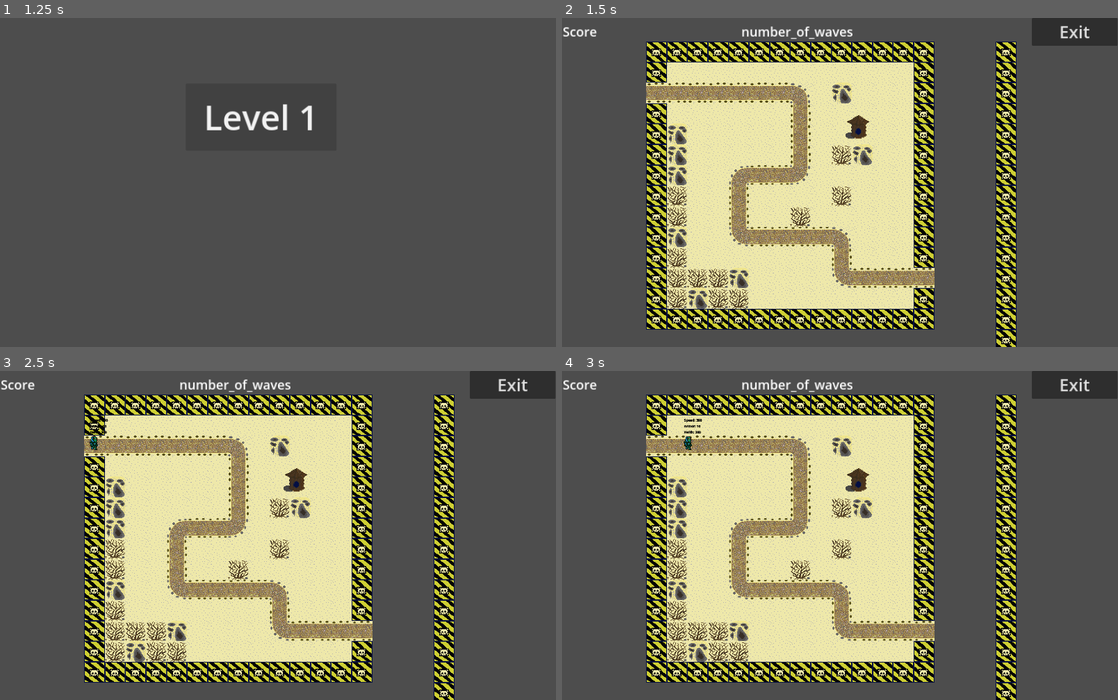
Above: before the commit, frames 1-4 (two rows, left to right).
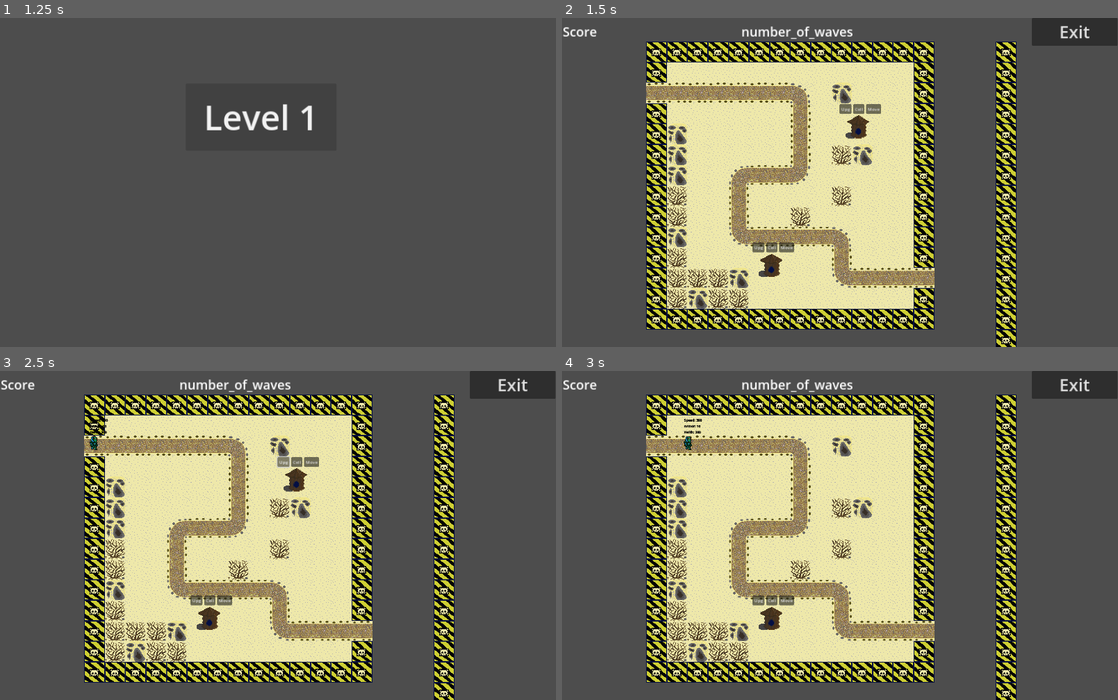
Above: after the commit, the same moments.

Repository: viselogya/FAMCS_TD_GAME_GODOT
Game: Godot game, scene res://menu.tscn
The game is run twice, just before and just after one commit, with the same random seed, the same clock (stepped at 60 frames per second) and the same inputs.
Inputs (mouse positions are in pixels of both pictures, inside the frame that each line leads up to):
- Up to frame 1 (1.25 s): click "Play" at 0.5 s
- Up to frame 2 (1.5 s): click "Level 1" at 1.25 s
- Up to frame 3 (2.5 s): click (283, 463) at 2 s, where only the run after the commit has a clickable "Upg"
- Up to frame 4 (3 s): click (856, 463) at 2.75 s, where only the run after the commit has a clickable "Cell"

Frame 1 is identical in both runs. In frame 2, 0.6% of the frame differs, in the area x 34-58%, y 26-79%; in frame 3, 0.6%, in the area x 34-58%, y 25-79%; in frame 4, 0.6%.

Commit message:
*сделал систему прокачки и меню над деревянной башней

Diff:
--- a/Towers/tower.gd
+++ b/Towers/tower.gd
@@ -8,7 +8,7 @@
 }
 
 var current_state = states.PASSIVE
-
+@export var level: int = 0
 @export var reload_time: float
 
 var loaded = true
@@ -16,11 +16,7 @@
 
 @onready var reload_timer = $reload_timer
 
-var bullet_scene = preload("res://Towers/wooden_tower/wooden_bullet.tscn")
-
-func _ready():
-	pass # Replace with function body.
-
+var bullet_scene = preload("res://Towers/wooden_bullet.tscn")
 
 func _process(delta): # может быть надо будет переделать
 	if watching_enemies.is_empty() == false:
@@ -37,7 +33,7 @@
 	add_child(bullet)
 
 	bullet.global_position = bullet.global_position
-	bullet.shoot_towards(attack_obj.global_position, attack_obj)
+	bullet.shoot_towards(attack_obj.global_position, attack_obj, level)
 
 	loaded = false
 	reload_timer.start(reload_time)
@@ -50,3 +46,9 @@
 
 func _on_reload_timer_timeout():
 	loaded = true
+
+func _on_cell_pressed():
+	queue_free()
+
+func _on_upgrade_pressed():
+	level += 1
--- /dev/null
+++ b/Towers/wooden_bullet.tscn
@@ -0,0 +1,28 @@
+[gd_scene load_steps=4 format=3 uid="uid://d4c1ncu1dfiha"]
+
+[ext_resource type="Script" path="res://Towers/wooden_tower/wooden_bullet.gd" id="1_cyqlg"]
+[ext_resource type="Texture2D" uid="uid://c0mcnts0xqmt4" path="res://Towers/12.png" id="2_sfuq0"]
+
+[sub_resource type="CircleShape2D" id="CircleShape2D_bxbv3"]
+radius = 6.0
+
+[node name="wooden_bullet" type="Node2D"]
+script = ExtResource("1_cyqlg")
+
+[node name="Sprite2D" type="Sprite2D" parent="."]
+position = Vector2(1, 13)
+scale = Vector2(0.5, 0.5)
+texture = ExtResource("2_sfuq0")
+
+[node name="Area2D" type="Area2D" parent="."]
+light_mask = 0
+collision_layer = 8
+collision_mask = 4
+
+[node name="CollisionShape2D" type="CollisionShape2D" parent="Area2D"]
+position = Vector2(0, 12)
+shape = SubResource("CircleShape2D_bxbv3")
+one_way_collision_margin = 0.0
+
+[connection signal="area_entered" from="Area2D" to="." method="_on_area_2d_area_entered"]
+[connection signal="area_exited" from="Area2D" to="." method="_on_area_2d_area_exited"]
--- a/Towers/wooden_tower/wooden_bullet.gd
+++ b/Towers/wooden_tower/wooden_bullet.gd
@@ -1,16 +1,18 @@
 extends Node2D
 
 @export var speed: float = 1200.0
-@export var damage: float = 250.0
 
 var velocity = Vector2.ZERO
 
-@onready var EnemyObj : Enemy
+@onready var EnemyTarget : Enemy
 
-func shoot_towards(target_position: Vector2, Enemy_target : Enemy):
+var damage: float = 200.0
+
+func shoot_towards(target_position: Vector2, EnemyObj : Enemy, level : int):
 	# Вычисляем направление и скорость
+	damage += level * 50
 	velocity = (target_position - global_position).normalized() * speed
-	EnemyObj = Enemy_target
+	EnemyTarget = EnemyObj
 
 func _process(delta):
 	global_position += velocity * delta
@@ -23,7 +25,7 @@
 	var viewport_rect = get_viewport().get_visible_rect()
 	return not viewport_rect.has_point(global_position)
 
-
 func _on_area_2d_area_entered(area):
-	EnemyObj.take_damage(damage)
+	EnemyTarget.take_damage(damage)
+	print(damage)
 	queue_free()
--- a/Towers/wooden_tower/wooden_bullet.tscn
+++ /dev/null
@@ -1,27 +0,0 @@
-[gd_scene load_steps=4 format=3 uid="uid://dre3u8dak1dcd"]
-
-[ext_resource type="Texture2D" uid="uid://c0mcnts0xqmt4" path="res://Towers/12.png" id="1_udym7"]
-[ext_resource type="Script" path="res://Towers/wooden_tower/wooden_bullet.gd" id="2_tlyvh"]
-
-[sub_resource type="CircleShape2D" id="CircleShape2D_5g12u"]
-radius = 6.0
-
-[node name="wooden_bullet" type="Node2D"]
-script = ExtResource("2_tlyvh")
-
-[node name="Sprite2D" type="Sprite2D" parent="."]
-position = Vector2(1, 13)
-scale = Vector2(0.5, 0.5)
-texture = ExtResource("1_udym7")
-
-[node name="Area2D" type="Area2D" parent="."]
-light_mask = 0
-collision_layer = 8
-collision_mask = 4
-
-[node name="CollisionShape2D" type="CollisionShape2D" parent="Area2D"]
-position = Vector2(0, 12)
-shape = SubResource("CircleShape2D_5g12u")
-one_way_collision_margin = 0.0
-
-[connection signal="area_entered" from="Area2D" to="." method="_on_area_2d_area_entered"]
--- a/Towers/wooden_tower/wooden_tower.tscn
+++ b/Towers/wooden_tower/wooden_tower.tscn
@@ -1,6 +1,7 @@
-[gd_scene load_steps=6 format=3 uid="uid://bxldiw7ie4lpy"]
+[gd_scene load_steps=7 format=3 uid="uid://c3x410vm6ijfu"]
 
 [ext_resource type="Script" path="res://Towers/tower.gd" id="1_pacw5"]
+[ext_resource type="PackedScene" uid="uid://d4c1ncu1dfiha" path="res://Towers/wooden_bullet.tscn" id="2_jfm5i"]
 [ext_resource type="Texture2D" uid="uid://c8bbdkkqb4w82" path="res://Towers/wooden_tower/7.2.1.png" id="2_wj1x7"]
 [ext_resource type="Texture2D" uid="uid://bfj25new42fu2" path="res://Towers/wooden_tower/7.2.png" id="3_k6bi7"]
 
@@ -30,6 +31,8 @@
 script = ExtResource("1_pacw5")
 reload_time = 1.0
 
+[node name="wooden_bullet" parent="." instance=ExtResource("2_jfm5i")]
+
 [node name="visibility_radius" type="Area2D" parent="."]
 collision_layer = 2
 collision_mask = 4
@@ -46,6 +49,29 @@
 [node name="reload_timer" type="Timer" parent="."]
 one_shot = true
 
+[node name="HBoxContainer" type="HBoxContainer" parent="."]
+offset_left = -43.0
+offset_top = -55.0
+offset_right = 54.0
+offset_bottom = -33.0
+
+[node name="upgrade" type="Button" parent="HBoxContainer"]
+layout_mode = 2
+theme_override_font_sizes/font_size = 10
+text = "Upg"
+
+[node name="cell" type="Button" parent="HBoxContainer"]
+layout_mode = 2
+theme_override_font_sizes/font_size = 10
+text = "Cell"
+
+[node name="move" type="Button" parent="HBoxContainer"]
+layout_mode = 2
+theme_override_font_sizes/font_size = 10
+text = "Move"
+
 [connection signal="area_entered" from="visibility_radius" to="." method="_on_visibility_radius_area_entered"]
 [connection signal="area_exited" from="visibility_radius" to="." method="_on_visibility_radius_area_exited"]
 [connection signal="timeout" from="reload_timer" to="." method="_on_reload_timer_timeout"]
+[connection signal="pressed" from="HBoxContainer/upgrade" to="." method="_on_upgrade_pressed"]
+[connection signal="pressed" from="HBoxContainer/cell" to="." method="_on_cell_pressed"]
--- a/level_1.tscn
+++ b/level_1.tscn
@@ -138,4 +138,7 @@
 [node name="wooden_tower" parent="." instance=ExtResource("12_2tr2n")]
 position = Vector2(689, 256)
 
+[node name="wooden_tower2" parent="." instance=ExtResource("12_2tr2n")]
+position = Vector2(486, 579)
+
 [connection signal="timeout" from="WavesTimer" to="." method="_on_waves_timer_timeout"]
Binary file added: arialmt.ttf
Not shown, added: arialmt.ttf.import
Not shown: 1 places in level_1.tscn that only renumber resources
